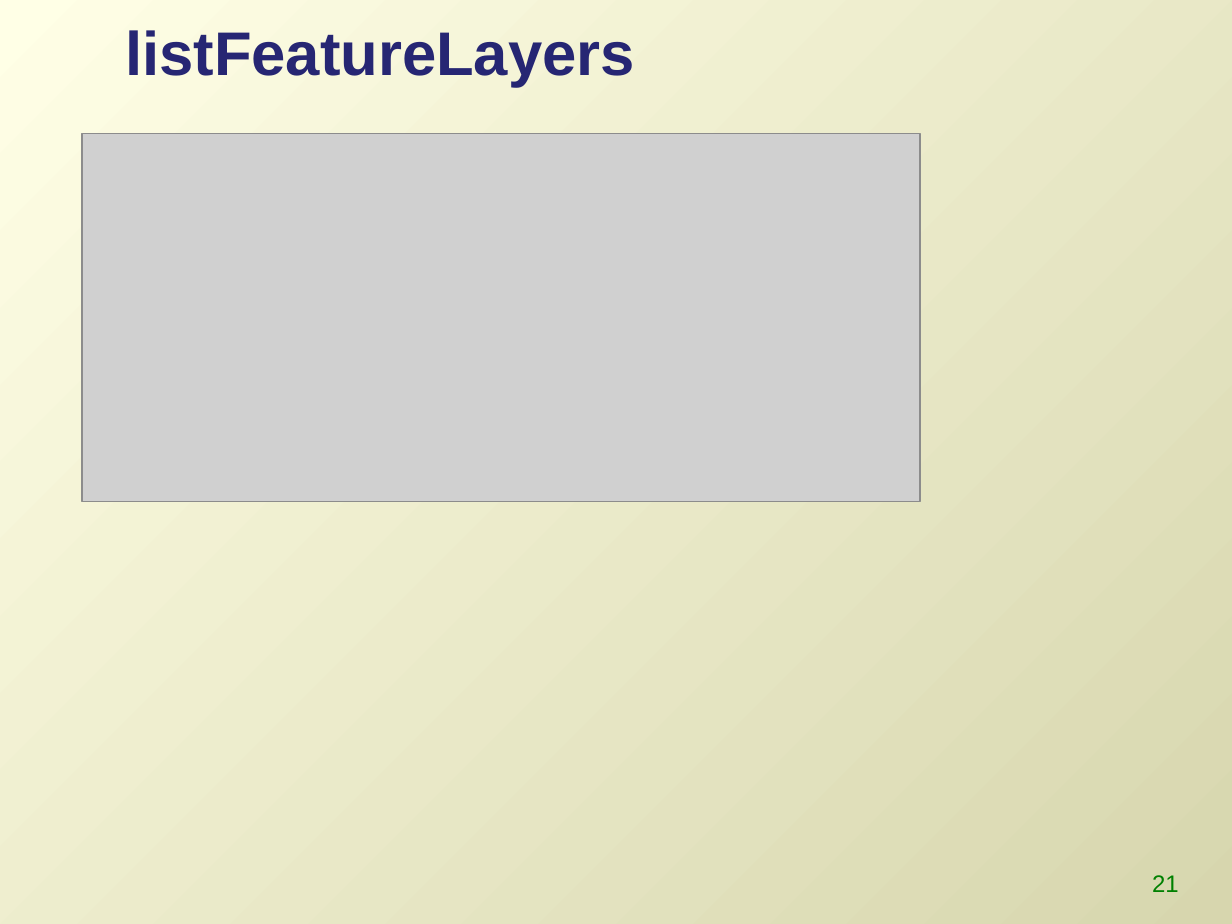
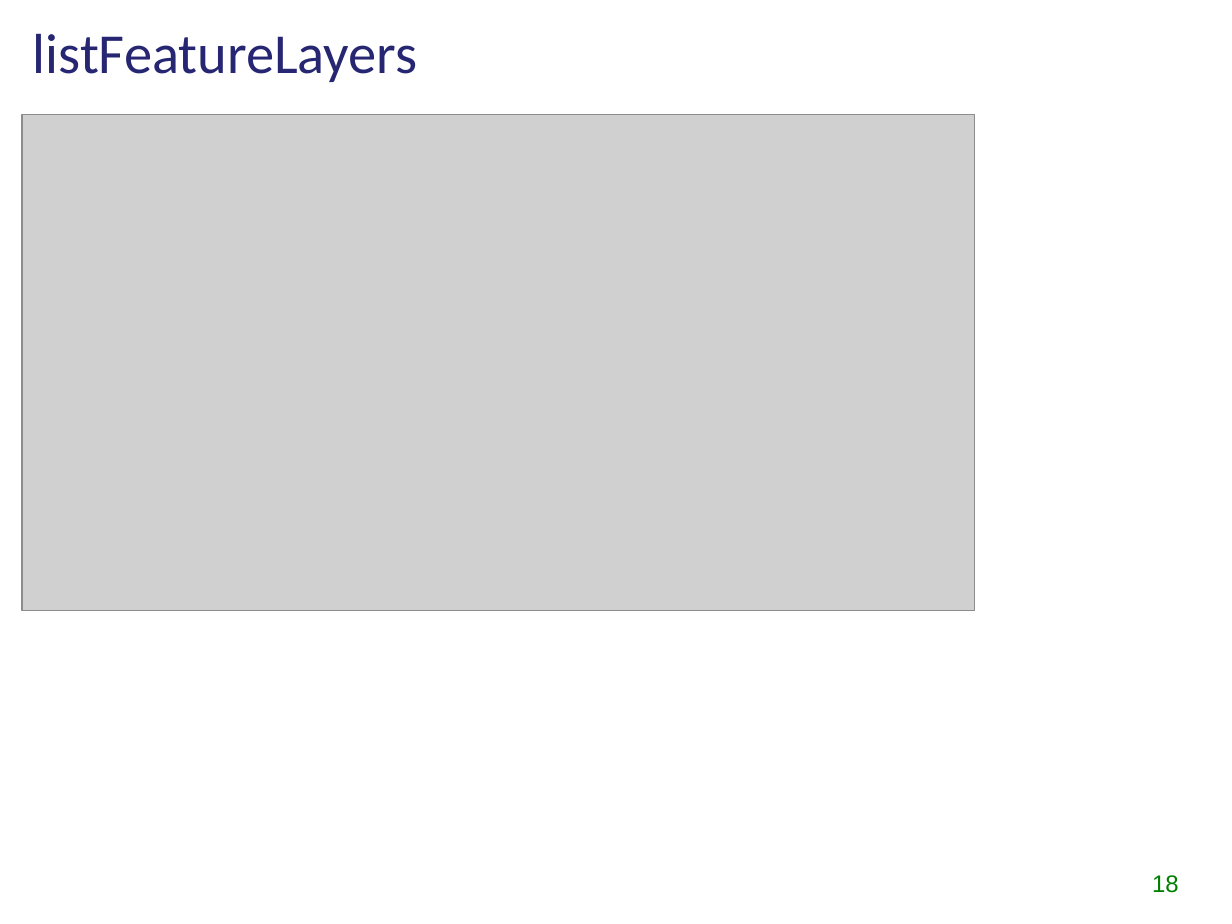
Before and after one commit to lgtateos/gis540, a slide deck: slide 18 of slides/arcpyMapping.ppt (slide 21 before the commit). Drawn at 1232x924 pixels with LibreOffice and Linux fonts; fonts in the diff are those of the drawing; grey boxes stand for pictures. Boxes give left, top, right and bottom in pixels: in the first picture for what was removed or moved away, otherwise in the second. Text is boxed around its words. In the diff, an @@ line names an element or a change of style, - is before the commit and + after.

```diff
--- a/slides/arcpyMapping.ppt
+++ b/slides/arcpyMapping.ppt
@@ background gradient #FFFFE6 to #D7D6AE to #FFFFFF @@
@@ title "listFeatureLayers" moved from (x1=125, y1=30, x2=635, y2=87) to (x1=33, y1=33, x2=418, y2=82) @@
@@ title "listFeatureLayers" at (x1=33, y1=33, x2=418, y2=82): size 36 to 33 pt, font Arial to Calibri, bold off @@
@@ picture resized from (x1=83, y1=133, x2=920, y2=501) to (x1=22, y1=115, x2=975, y2=610) @@
@@ page number at (x1=1152, y1=875, x2=1179, y2=893): text changed @@
-21
+18
```
Also in this commit, not shown: 25 other slides changed, 7 slides added, 3 slides removed.
